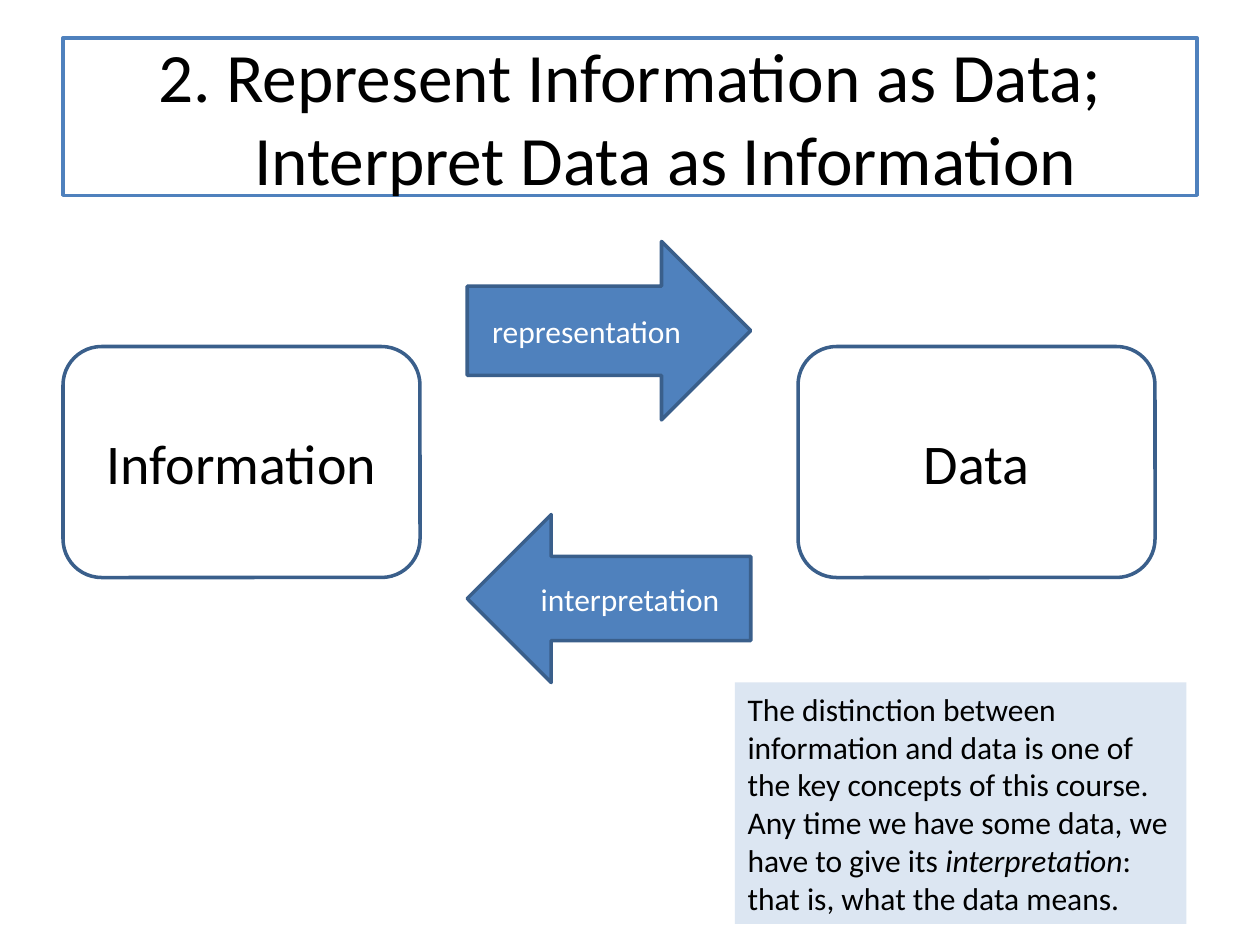
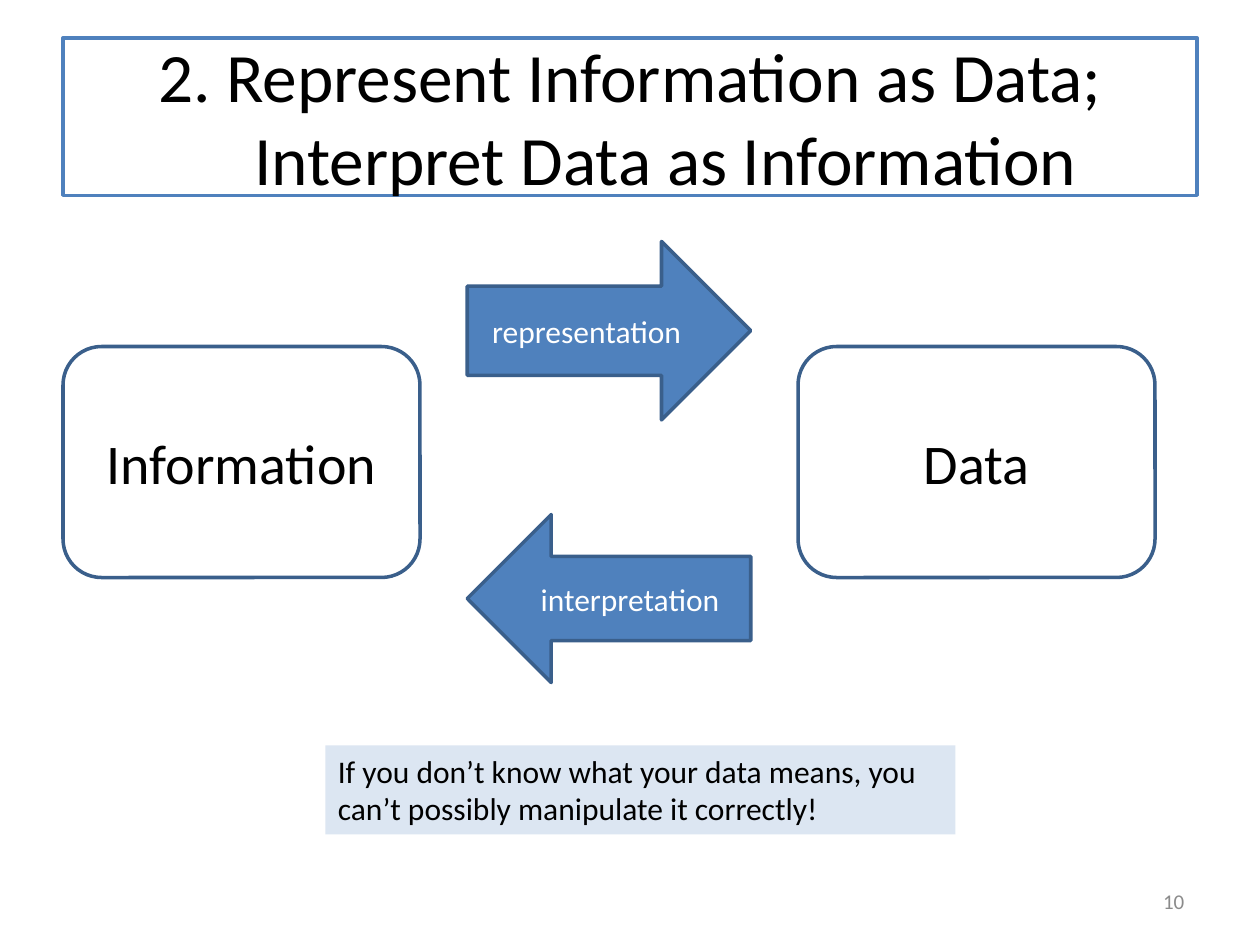
Before and after one commit to mwand/cs5010f17, a slide deck: slide 10 of Slides/Lesson 12.1 The Last Lecture.pptx (slide 11 before the commit). Drawn at 1260x945 pixels with LibreOffice and Linux fonts; fonts in the diff are those of the drawing. Boxes give left, top, right and bottom in pixels: in the first picture for what was removed or moved away, otherwise in the second. Text is boxed around its words. In the diff, an @@ line names an element or a change of style, - is before the commit and + after.

```diff
--- a/Slides/Lesson 12.1 The Last Lecture.pptx
+++ b/Slides/Lesson 12.1 The Last Lecture.pptx
@@ rectangle removed at box(735, 683, 1186, 925) @@
-The distinction between information and data is one of the key concepts of this course. Any time we have some data, we have to give its interpretation: that is, what the data means.
@@ rectangle added at box(325, 746, 955, 835), fill #DCE6F2, 18 pt, text #000000 @@
+If you don’t know what your data means, you can’t possibly manipulate it correctly!
@@ page number added at box(1163, 895, 1184, 909), 12 pt, text #8C8C8C @@
+10
```
Also in this commit, not shown: 10 other slides changed, 1 slide added, 7 slides removed, 3 other files.
